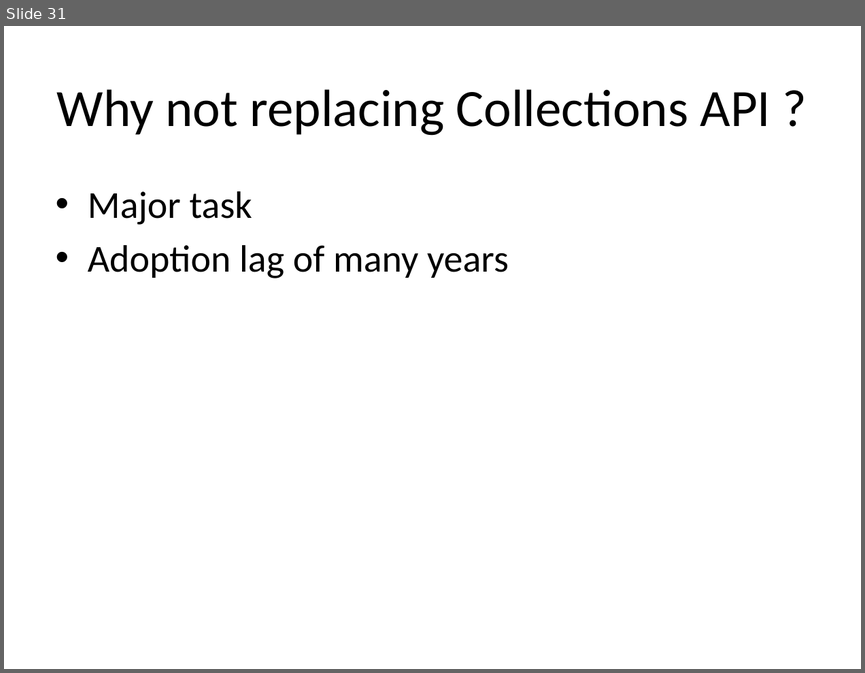
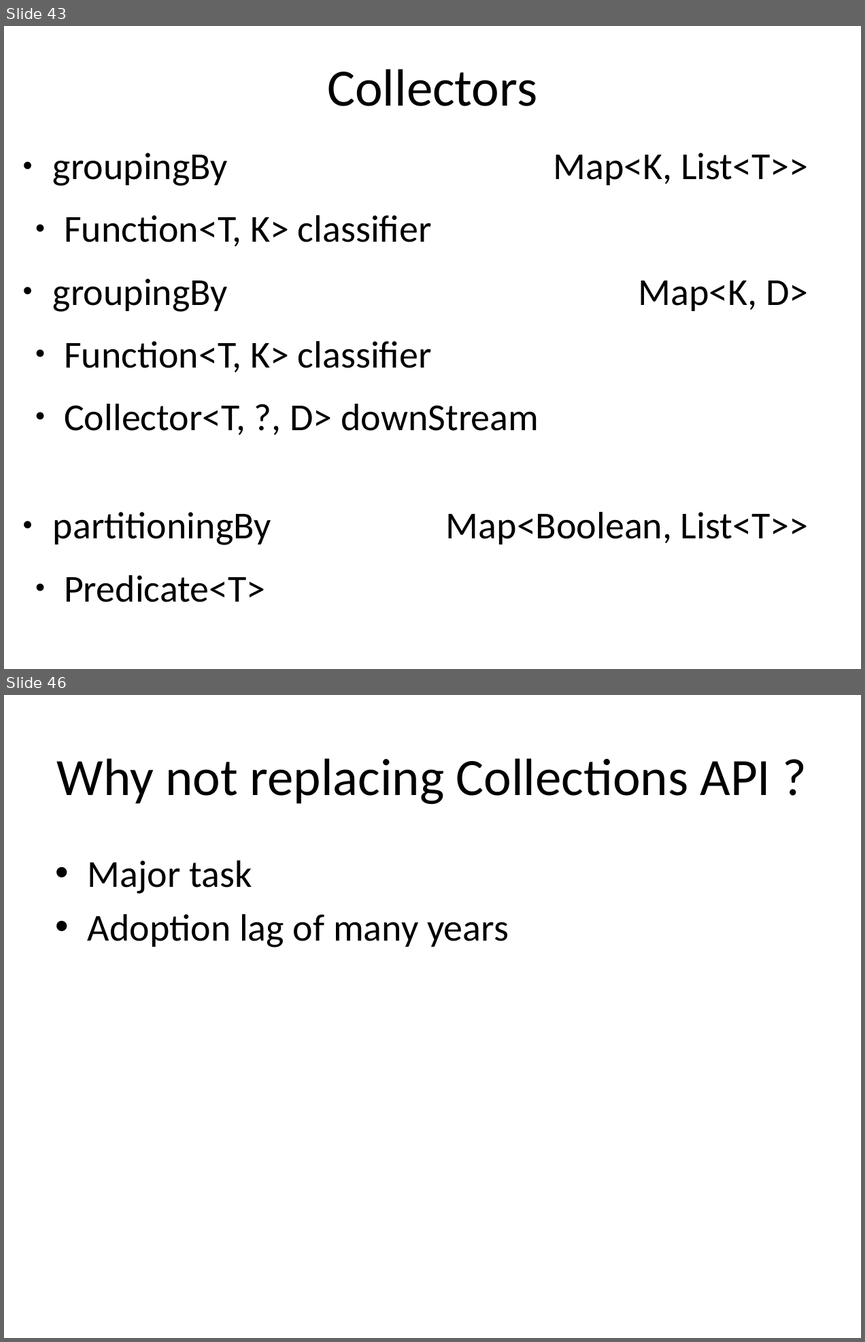
Before and after one commit to kwakeroni/workshops, a slide deck: workshop-java8.pptx. Shown one above the other, each under a label of ours: slide 31 before the commit, slides 43 and 46 after it; the slides between them are not shown. The pictures are 865x673 and 865x1342 pixels, drawn with LibreOffice and Linux fonts; fonts in the diff are those of the drawing. Boxes give left, top, right and bottom in pixels: in the first picture for what was removed or moved away, otherwise in the second. Text is boxed around its words. In the diff, an @@ line names an element or a change of style, - is before the commit and + after.

```diff
--- a/workshop-java8.pptx
+++ b/workshop-java8.pptx
@@ slide 43 added at (x1=4, y1=26, x2=861, y2=669), background #FFFFFF @@
@@ title added at (x1=327, y1=69, x2=537, y2=106), 44 pt, text #000000 @@
+Collectors
@@ text added at (x1=53, y1=152, x2=808, y2=545), 32 pt, text #000000 @@
+● groupingBy Map<K, List<T>>
+  ● Function<T, K> classifier
+● groupingBy Map<K, D>
+  ● Function<T, K> classifier
+  ● Collector<T, ?, D> downStream
+● partitioningBy Map<Boolean, List<T>>
+  ● Predicate<T>
@@ what was slide 31 is now slide 46 @@
```
Also in this commit, not shown: 1 slide changed, 15 other slides added, 1 slide removed, 1 other file.
